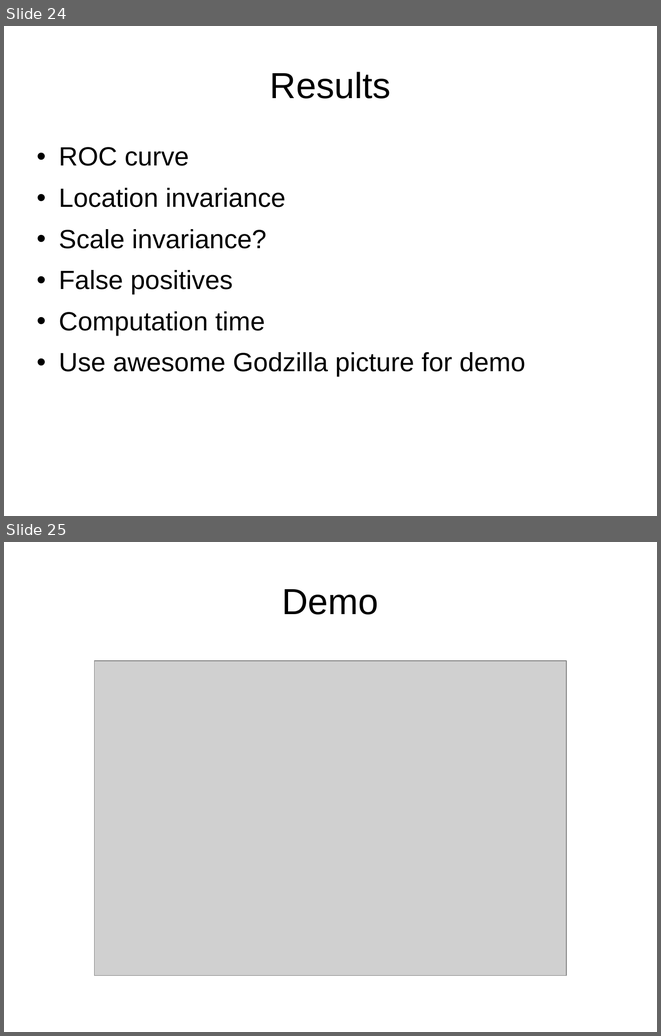
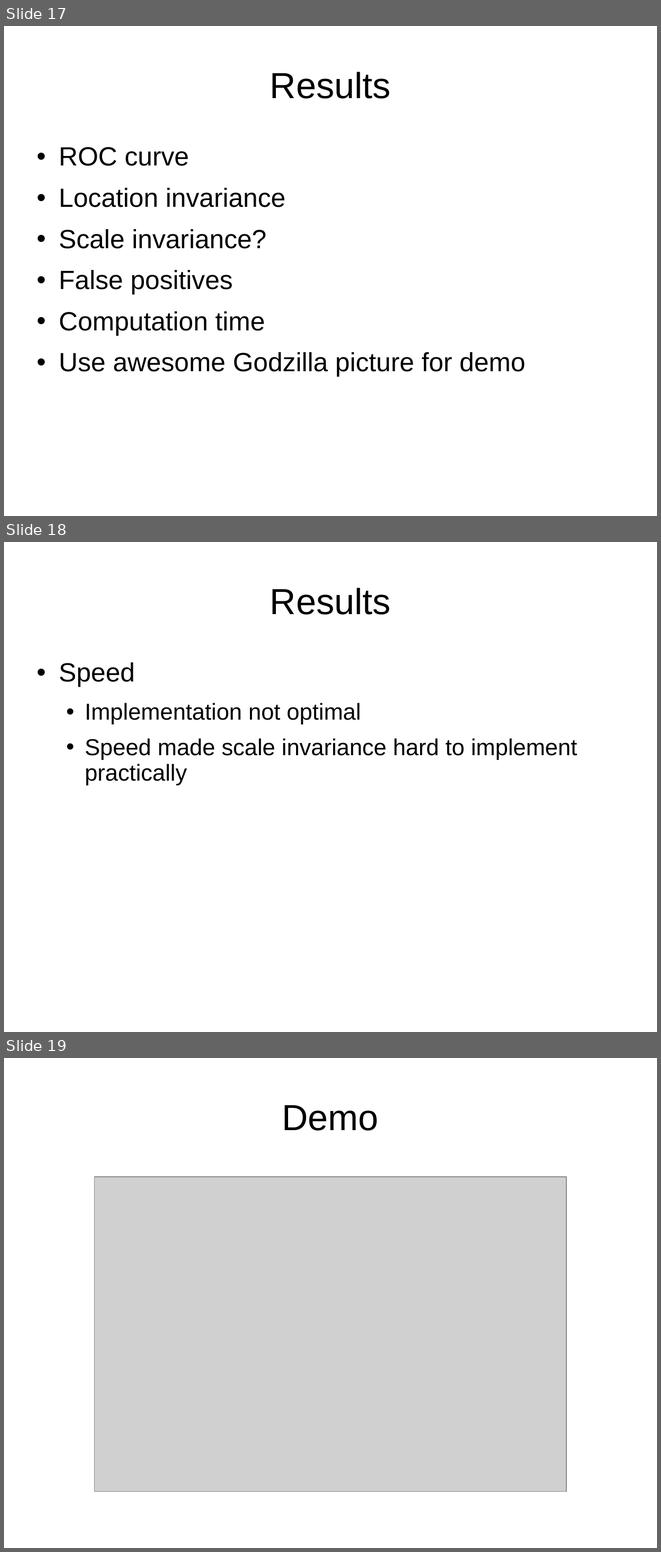
Before and after one commit to jgac1g08/OrientedGrads, a slide deck: HOGPres1.pptx. Shown one above the other, each under a label of ours: slides 24 and 25 before the commit, slides 17, 18 and 19 after it. The pictures are 661x1036 and 661x1552 pixels, drawn with LibreOffice and Linux fonts; fonts in the diff are those of the drawing; grey boxes stand for pictures. Boxes give left, top, right and bottom in pixels: in the first picture for what was removed or moved away, otherwise in the second. Text is boxed around its words. In the diff, an @@ line names an element or a change of style, - is before the commit and + after.

```diff
--- a/HOGPres1.pptx
+++ b/HOGPres1.pptx
@@ slide 18 added at box(4, 542, 657, 1032), background #FFFFFF @@
@@ title added at box(270, 588, 391, 615), 44 pt, text #000000 @@
+Results
@@ text added at box(59, 662, 577, 785), 28 pt, text #000000 @@
+• Speed
+  • Implementation not optimal
+  • Speed made scale invariance hard to implement practically
@@ what was slide 24 is now slide 17 @@
@@ what was slide 25 is now slide 19 @@
```
Also in this commit, not shown: 5 slides changed, 7 slides removed.
